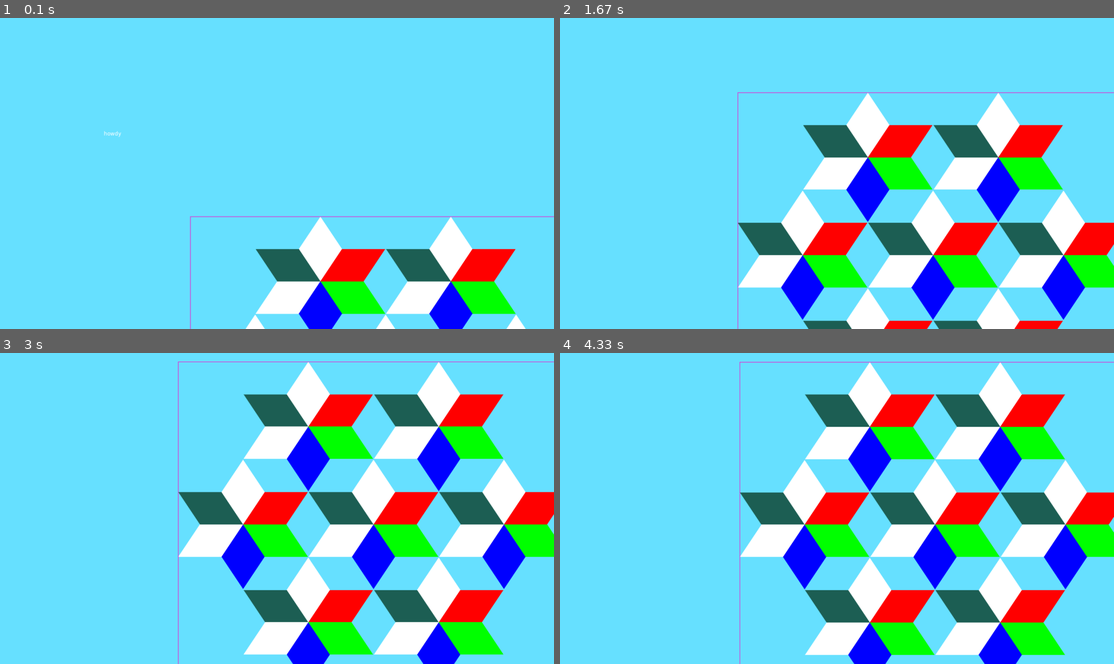
Above: before the commit, frames 1-4 (two rows, left to right).
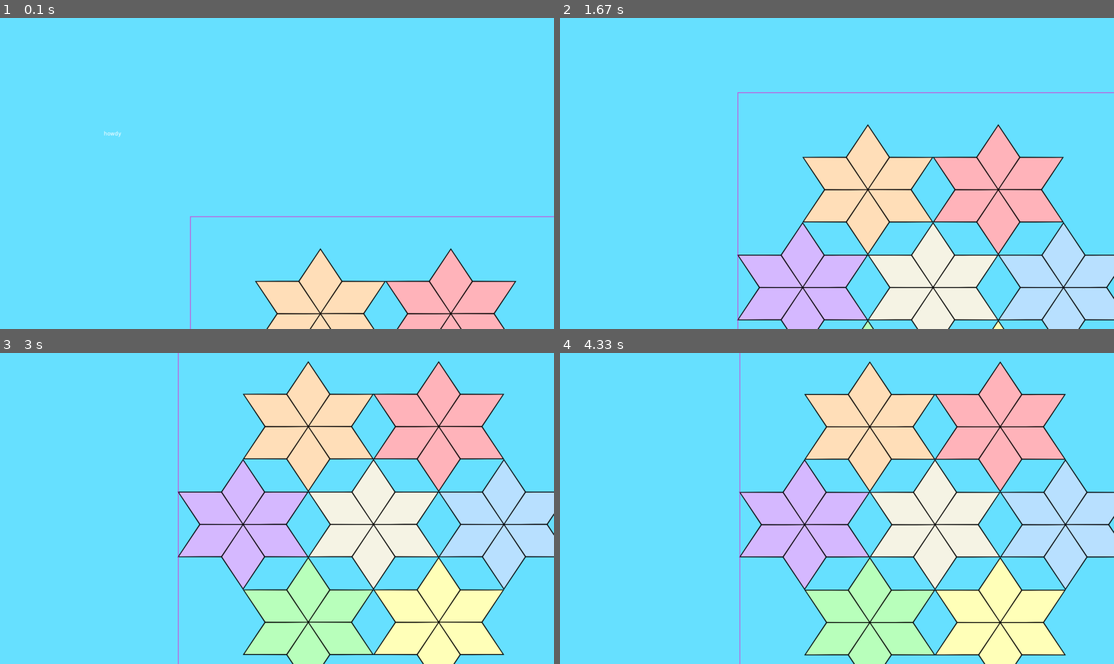
Above: after the commit, the same moments.

Repository: len0rd/cloudless_sky
Game: LÖVE game, started from main.lua
Same seed, same stepped clock (60 frames per second), same inputs: the game is played once before the commit and once after it.
Inputs (mouse positions are in pixels of both pictures, inside the frame that each line leads up to):
- Up to frame 1 (0.1 s): no input
- Up to frame 2 (1.67 s): click (837, 173) at 0.38 s; click (1041, 282) at 1.22 s; click (637, 164) at 1.55 s
- Up to frame 3 (3 s): click (277, 545) at 1.88 s; click (470, 589) at 2.55 s; click (105, 468) at 2.88 s
- Up to frame 4 (4.33 s): click (958, 430) at 3.22 s; click (704, 561) at 3.55 s

The runs differ from the first frame. In frame 1, 12% of the frame differs, in the area x 44-95%, y 63-100%; in frame 2, 36%, in the area x 31-100%, y 24-100%; in frame 3, 35%; in frame 4, 35%.

Commit message:
view: some colors for un-occupied star slots

Diff:
--- a/cloudless_sky/view/player_mat_view.lua
+++ b/cloudless_sky/view/player_mat_view.lua
@@ -10,18 +10,32 @@
 
 --- Create a new PlayerMatView
 --- @param size integer Square size of the mat. Width/Height will be equal
-function PlayerMatView:new(x, y, size)
+--- @param starTypes table List of each star's type in mat-index order
+function PlayerMatView:new(x, y, size, starTypes)
     self.mat_origin_x = x
     self.mat_origin_y = y
     self.size = size
     self.star_size = (self.size - STAR_PADDING) / 3
+    stypes = starTypes
+    if stypes == nil then
+        -- use types on base game mat
+        stypes = {
+            StarType.ORANGE,
+            StarType.RED,
+            StarType.BLUE,
+            StarType.YELLOW,
+            StarType.GREEN,
+            StarType.PURPLE,
+            StarType.MULTI,
+        }
+    end
 
     local threeQuarterStarSize = 3 * self.star_size / 4
 
     -- relative star origins (not in world coords yet)
     local starOrigins = {}
-    starOrigins[1] = { (self.star_size / 2) + (STAR_PADDING / 2), 0 }
-    starOrigins[2] = { starOrigins[1][1] + self.star_size + STAR_PADDING, 0 }
+    starOrigins[1] = { (self.star_size / 2) + (STAR_PADDING / 2), self.star_size / 4 }
+    starOrigins[2] = { starOrigins[1][1] + self.star_size + STAR_PADDING, self.star_size / 4 }
 
     local middleRowY = starOrigins[1][2] + threeQuarterStarSize + STAR_PADDING
     -- leftmost middle star
@@ -44,7 +58,7 @@
     -- this table has indicies that correspond to the PlayerMat star index setup
     self.stars = {}
     for ii, origin in ipairs(starOrigins) do
-        self.stars[ii] = StarView(StarType.RED, origin[1], origin[2], self.star_size)
+        self.stars[ii] = StarView(stypes[ii], origin[1], origin[2], self.star_size)
     end
 end
 
--- a/cloudless_sky/view/star_view.lua
+++ b/cloudless_sky/view/star_view.lua
@@ -25,6 +25,26 @@
         and isLeft(vertices[3], vertices[4], vertices[5], vertices[6], px, py)
         and isLeft(vertices[5], vertices[6], vertices[7], vertices[8], px, py)
         and isLeft(vertices[7], vertices[8], vertices[1], vertices[2], px, py)
+end
+
+-- RGB color for each star type when a tile is not in a slot
+StarView.UNPLACED_SLOT_COLOR = {
+    [StarType.RED] = { 255, 179, 186 },
+    [StarType.ORANGE] = { 255, 222, 184 },
+    [StarType.YELLOW] = { 255, 255, 184 },
+    [StarType.GREEN] = { 184, 255, 187 },
+    [StarType.BLUE] = { 184, 224, 255 },
+    [StarType.PURPLE] = { 213, 184, 255 },
+    [StarType.MULTI] = { 245, 243, 228 },
+    [StarType.MONO] = { 245, 243, 228 },
+    [StarType.MULTI_STATIC] = { 245, 243, 228 },
+}
+
+-- transform into normallized values
+for ii, rgb in pairs(StarView.UNPLACED_SLOT_COLOR) do
+    for jj, value in ipairs(StarView.UNPLACED_SLOT_COLOR[ii]) do
+        StarView.UNPLACED_SLOT_COLOR[ii][jj] = value / 255
+    end
 end
 
 -- stylua: ignore start
@@ -76,6 +96,7 @@
 --- @param y integer Top-most Y world coord of the stars rectangular bounding box
 --- @param size integer Overall width and height of stars rectangular bounding box. Always square
 function StarView:new(starType, x, y, size)
+    self.starType = starType
     self.star_origin_x = x
     self.star_origin_y = y
     self.size = size
@@ -164,28 +185,24 @@
 
 function StarView:draw()
     local origR, origG, origB, origA = love.graphics.getColor()
-
-    local colors = {
-        [1] = { 255, 255, 255 },
-        [2] = { 255, 0, 0 },
-        [3] = { 0, 255, 0 },
-        [4] = { 0, 0, 255 },
-        [5] = { 255, 255, 255 },
-        [6] = { 28, 94, 83 },
-    }
+    local origLineWidth = love.graphics.getLineWidth()
 
     for ii, vertices in ipairs(StarView.SLOT_VERTEX_SCALARS) do
         local scaledVertices = transformScalerVertices(vertices, self.star_origin_x, self.star_origin_y, self.size)
-        local color = colors[ii]
+        local color = StarView.UNPLACED_SLOT_COLOR[self.starType]
         if self.hovered_slot == ii then
             -- slot is currently being hovered over.
-            color = { 255, 251, 0 }
-        end
-        love.graphics.setColor(love.math.colorFromBytes(color[1], color[2], color[3]))
+            color = { 1, 251 / 255, 0 }
+        end
+        love.graphics.setColor(color[1], color[2], color[3])
         love.graphics.polygon("fill", scaledVertices)
+        love.graphics.setColor({ 0, 0, 0 })
+        love.graphics.setLineWidth(2)
+        love.graphics.polygon("line", scaledVertices)
     end
 
     -- reset color at the end
+    love.graphics.setLineWidth(origLineWidth)
     love.graphics.setColor(origR, origG, origB, origA)
 end
 
